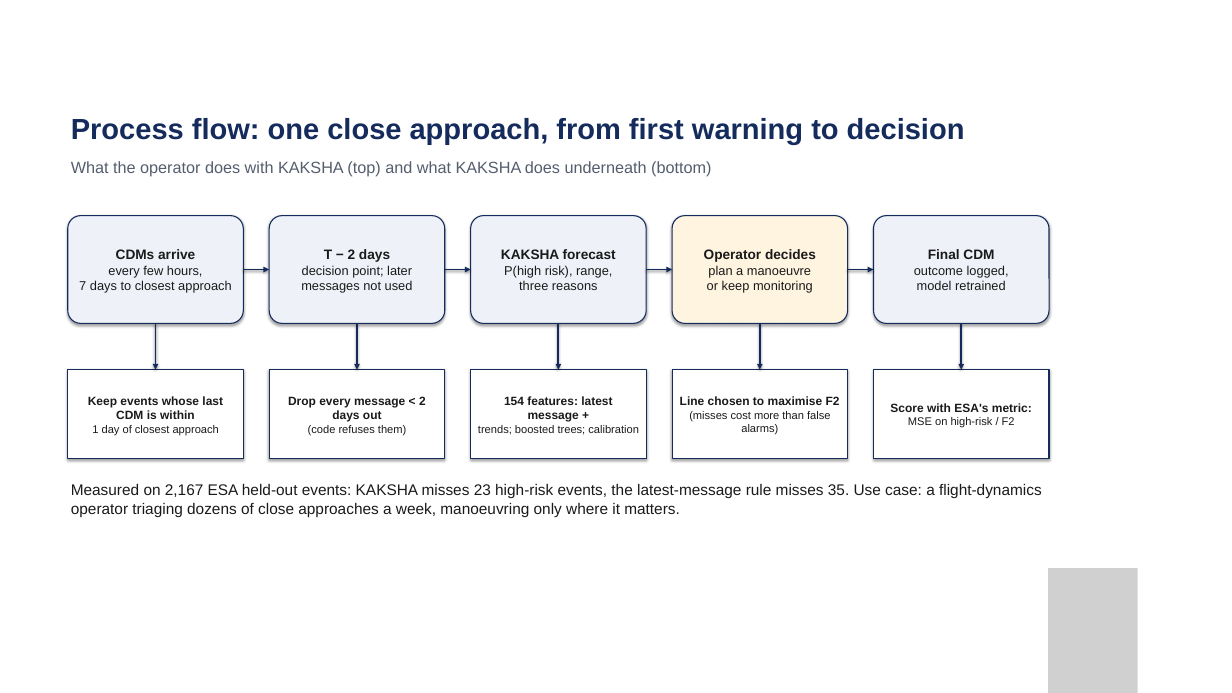
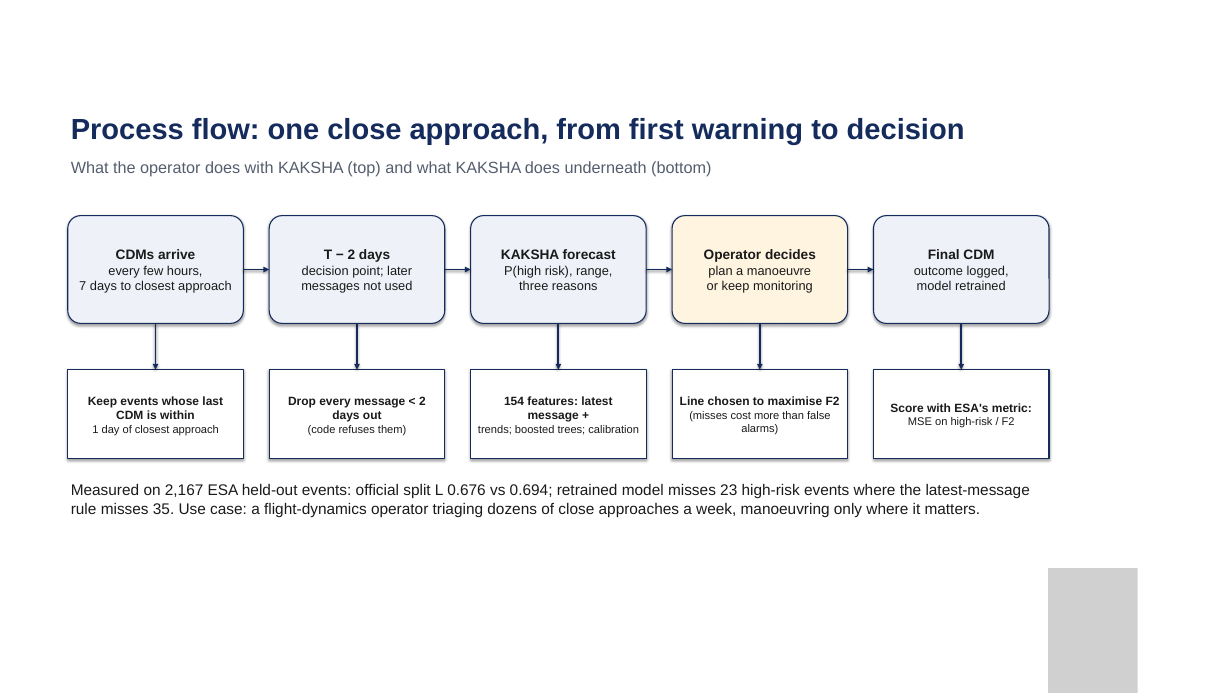
Before and after one commit to thegoodengineers/kaksha, a slide deck: slide 4 of deck/StarForge_SW5_TheGoodEngineers.pptx. Drawn at 1232x693 pixels with LibreOffice and Linux fonts; fonts in the diff are those of the drawing; grey boxes stand for pictures; background and template pictures are left out. Boxes give left, top, right and bottom in pixels: in the first picture for what was removed or moved away, otherwise in the second. Text is boxed around its words. In the diff, an @@ line names an element or a change of style, - is before the commit and + after.

Commit message:
Beat the latest-risk baseline on ESA's official split, with every test evaluation logged (#1)

```diff
--- a/deck/StarForge_SW5_TheGoodEngineers.pptx
+++ b/deck/StarForge_SW5_TheGoodEngineers.pptx
@@ text at <box>71,484,1030,517</box>: text changed @@
-Measured on 2,167 ESA held-out events: KAKSHA misses 23 high-risk events, the latest-message rule misses 35. Use case: a flight-dynamics operator triaging dozens of close approaches a week, manoeuvring only where it matters.
+Measured on 2,167 ESA held-out events: official split L 0.676 vs 0.694; retrained model misses 23 high-risk events where the latest-message rule misses 35. Use case: a flight-dynamics operator triaging dozens of close approaches a week, manoeuvring only where it matters.
```
Also in this commit, not shown: 2 other slides changed, 22 other files.
